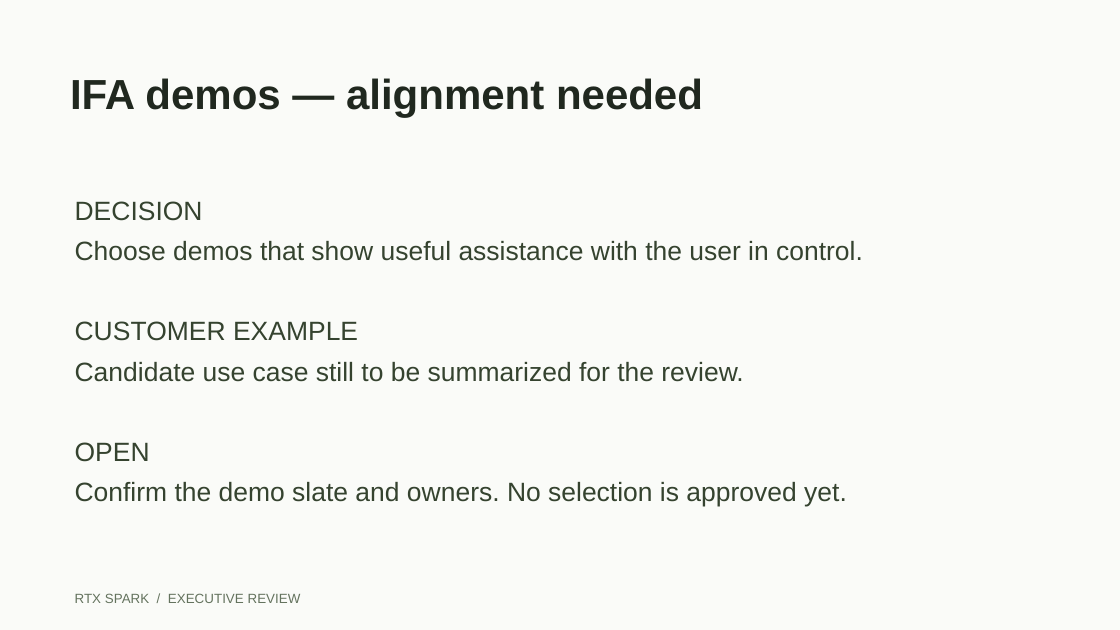
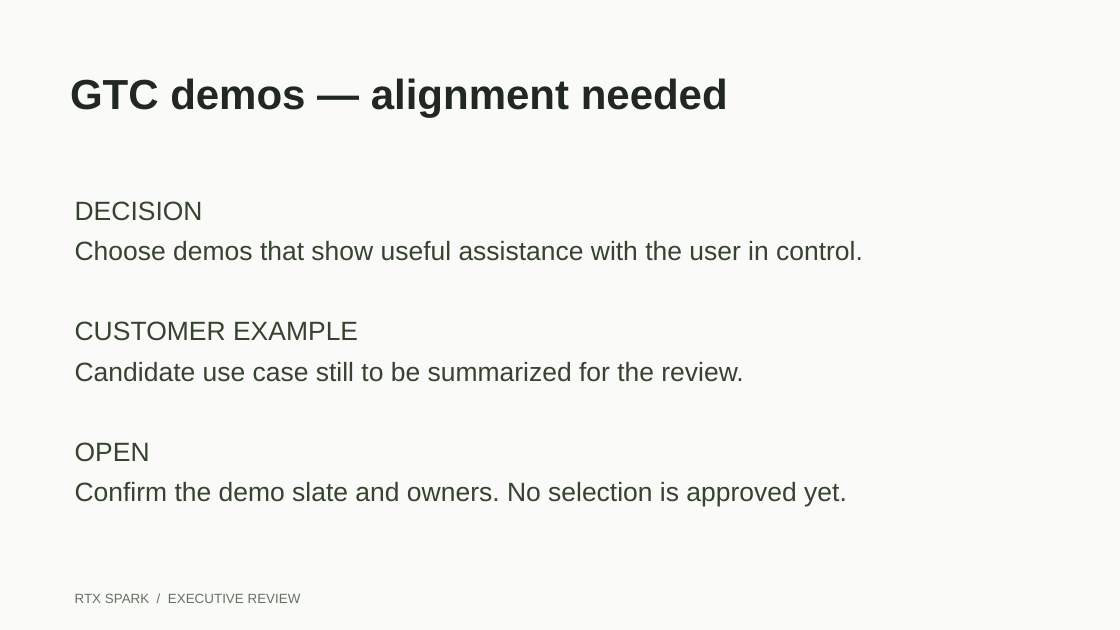
Before and after one commit to CalebJKim/chief-of-staff-agent, a slide deck: slide 7 of demo/templates/rtx-spark-exec-review.pptx. Drawn at 1120x630 pixels with LibreOffice and Linux fonts; fonts in the diff are those of the drawing. Boxes give left, top, right and bottom in pixels: in the first picture for what was removed or moved away, otherwise in the second. Text is boxed around its words. In the diff, an @@ line names an element or a change of style, - is before the commit and + after.

```diff
--- a/demo/templates/rtx-spark-exec-review.pptx
+++ b/demo/templates/rtx-spark-exec-review.pptx
@@ text at (x1=70, y1=78, x2=728, y2=117): text changed @@
-IFA demos — alignment needed
+GTC demos — alignment needed
```
Also in this commit, not shown: 3 other slides changed, 24 other files.
